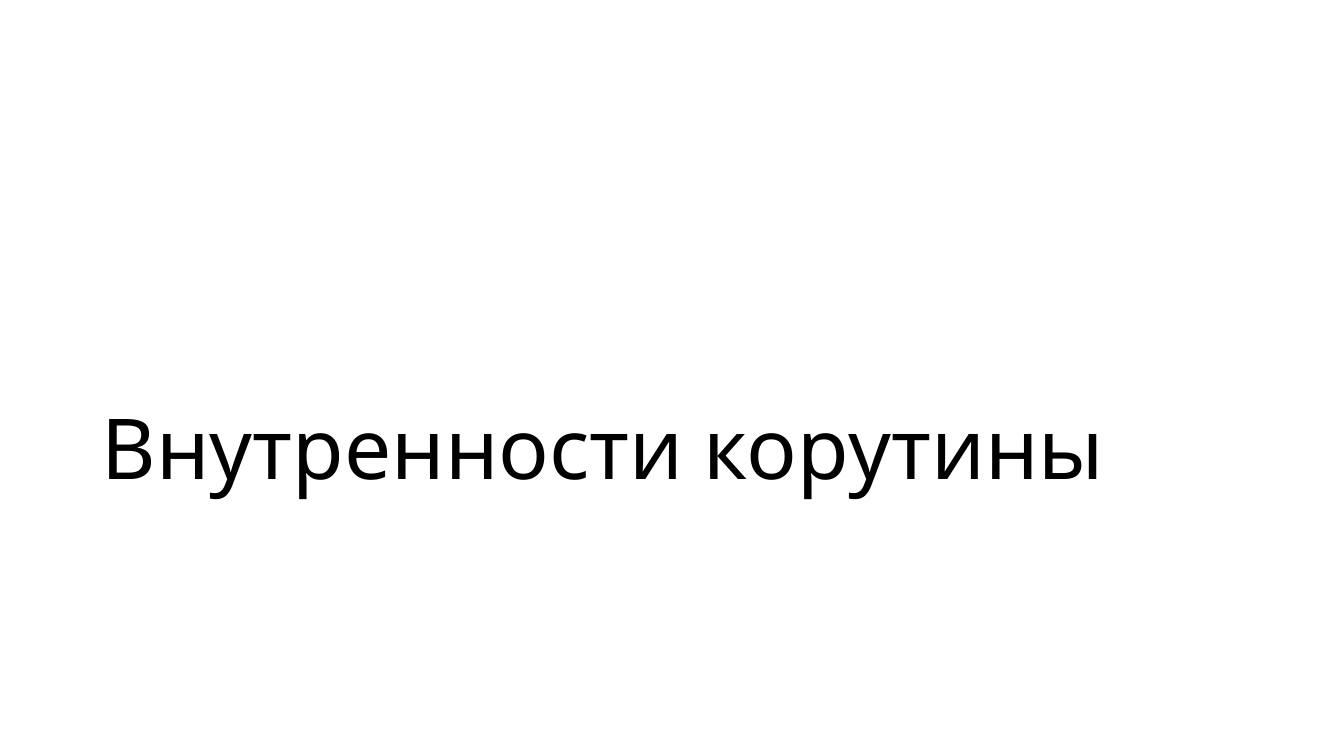
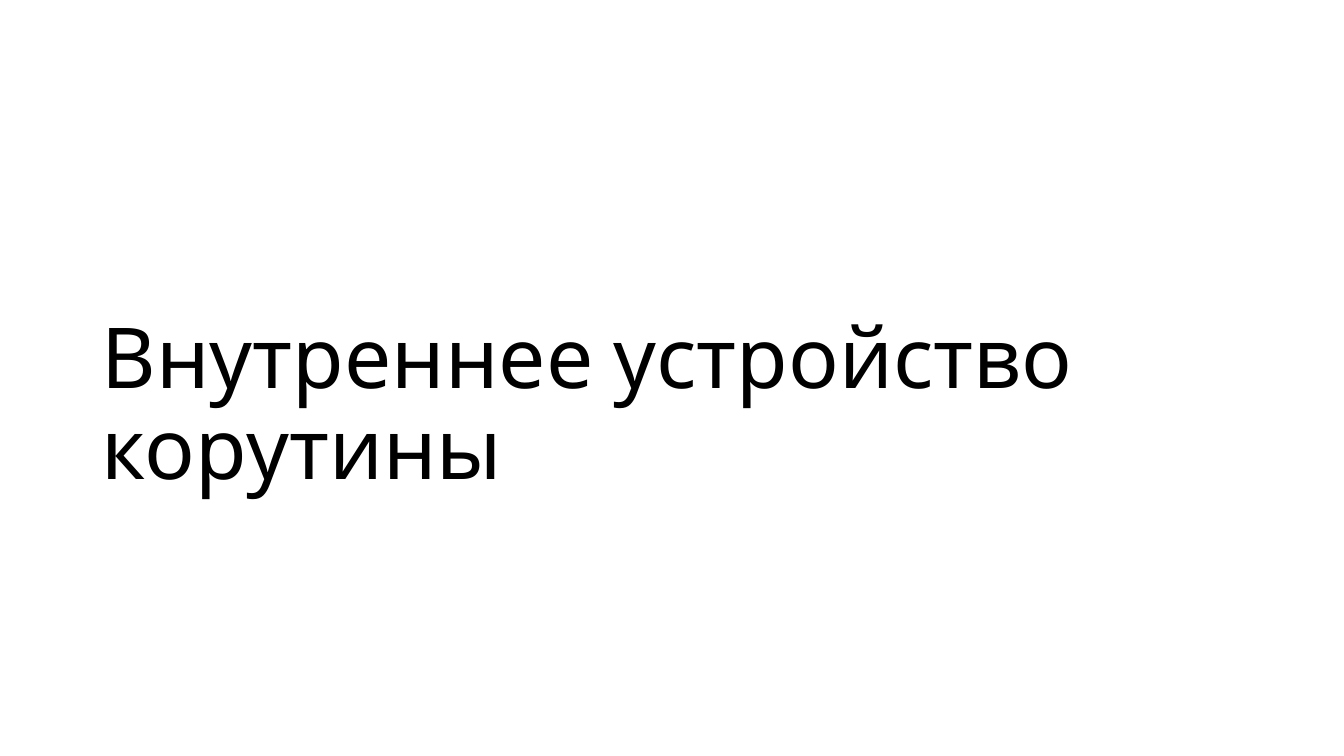
Before and after one commit to alexey-malov/pc, a slide deck: slide 25 of lectures/12/Coroutines.pptx. Drawn at 1344x756 pixels with LibreOffice and Linux fonts; fonts in the diff are those of the drawing. Boxes give left, top, right and bottom in pixels: in the first picture for what was removed or moved away, otherwise in the second. Text is boxed around its words. In the diff, an @@ line names an element or a change of style, - is before the commit and + after.

```diff
--- a/lectures/12/Coroutines.pptx
+++ b/lectures/12/Coroutines.pptx
@@ title at (x1=102, y1=324, x2=1073, y2=499): text changed @@
-Внутренности корутины
+Внутреннее устройство корутины
```
Also in this commit, not shown: 1 other slide changed, 25 slides added, 12 other files.
